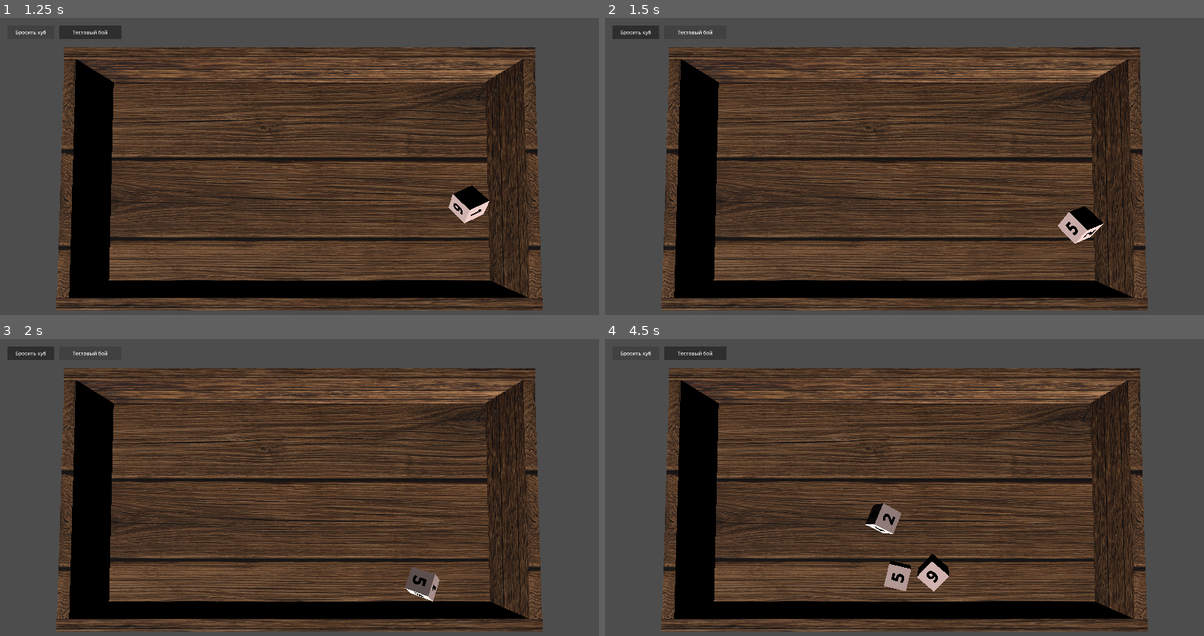
Above: before the commit, frames 1-4 (two rows, left to right).
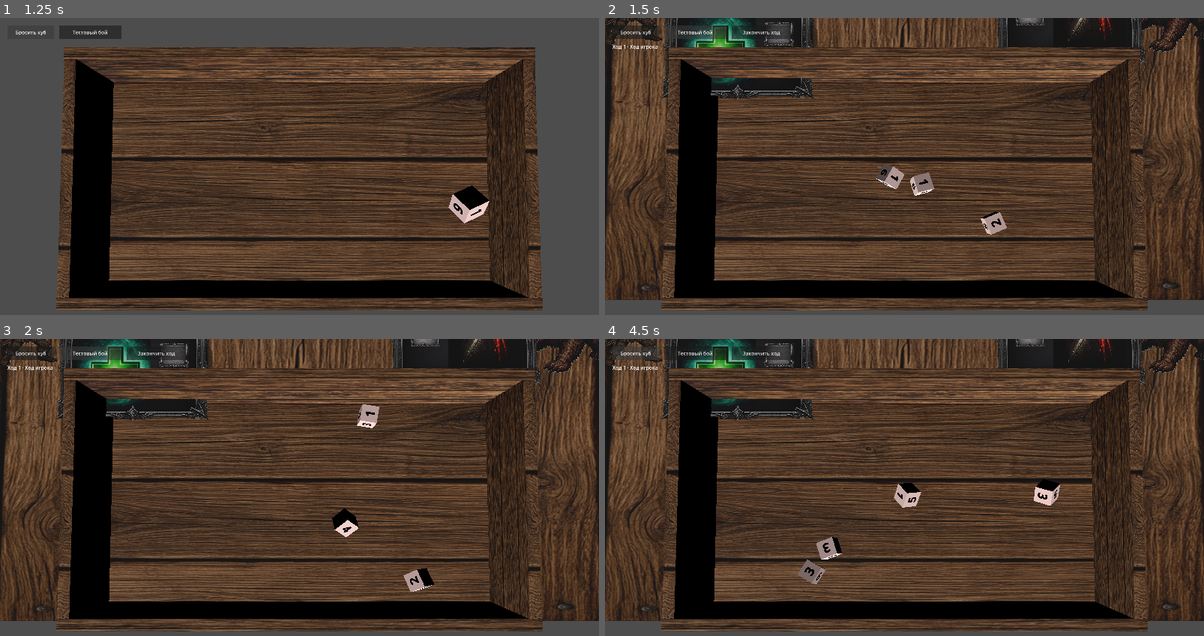
Above: after the commit, the same moments.

Repository: olegbogai-web/dicegame
Game: Godot game, scene res://scenes/board.tscn
Two runs of this game, one before a commit and one after it. Both use one fixed random seed, a clock stepped at 60 frames per second and the inputs below.
Inputs (mouse positions are in pixels of both pictures, inside the frame that each line leads up to):
- Up to frame 1 (1.25 s): click "Бросить куб" at 0.5 s
- Up to frame 2 (1.5 s): click "Тестовый бой" at 1.25 s
- Up to frame 3 (2 s): no input
- Up to frame 4 (4.5 s): click (760, 353) at 2 s, where only the run after the commit has a clickable "Закончить ход"; click "Бросить куб" at 2.75 s; click "Тестовый бой" at 3.5 s; click "Бросить куб" at 4.25 s

Frame 1 is identical in both runs. In frame 2, 28% of the frame differs, in the area x 0-100%, y 0-95%; in frame 3, 28%; in frame 4, 29%.

Commit message:
Adapt battle room to new table scene

Diff:
--- a/scenes/battle_table.gd
+++ b/scenes/battle_table.gd
@@ -24,16 +24,23 @@
 const ACTIVATION_ANIMATION_DURATION := 0.5
 const ACTIVATION_TARGET_LIFT_Y := 0.4
 
-@onready var _camera: Camera3D = $Camera3D
-@onready var _board: BoardController = $board
-@onready var _left_floor: MeshInstance3D = $left_floor
-@onready var _right_floor: MeshInstance3D = $right_floor
-@onready var _player_sprite: MeshInstance3D = $player_sprite
-@onready var _monster_sprite_template: MeshInstance3D = $monster_sprite
-@onready var _player_ability_template: MeshInstance3D = $ability_frame
-@onready var _monster_ability_template: MeshInstance3D = $ability_frame2
-@onready var _end_turn_button: Button = $UI/EndTurnButton
-@onready var _turn_status_label: Label = $UI/TurnStatusLabel
+@onready var _camera: Camera3D = get_node_or_null(^"battle_camera") as Camera3D
+@onready var _board: BoardController = get_node_or_null(^"board") as BoardController
+@onready var _battle_floor: MeshInstance3D = get_node_or_null(^"floor") as MeshInstance3D
+@onready var _left_floor: MeshInstance3D = get_node_or_null(^"left_floor") as MeshInstance3D
+@onready var _right_floor: MeshInstance3D = get_node_or_null(^"right_floor") as MeshInstance3D
+@onready var _player_sprite: MeshInstance3D = get_node_or_null(^"player_sprite") as MeshInstance3D
+@onready var _monster_sprite_template: MeshInstance3D = get_node_or_null(^"monster_sprite") as MeshInstance3D
+@onready var _player_ability_template: MeshInstance3D = _resolve_mesh_node([
+	^"ability_frame",
+	^"ability_frame2",
+])
+@onready var _monster_ability_template: MeshInstance3D = _resolve_mesh_node([
+	^"ability_frame3",
+	^"ability_frame2",
+])
+@onready var _end_turn_button: Button = get_node_or_null(^"UI/EndTurnButton") as Button
+@onready var _turn_status_label: Label = get_node_or_null(^"UI/TurnStatusLabel") as Label
 
 var battle_room_data: BattleRoom
 var _generated_monster_sprites: Array[Node] = []
@@ -118,8 +125,16 @@
 
 
 func _apply_floor_textures() -> void:
-	_apply_texture_to_mesh(_left_floor, battle_room_data.left_floor_texture)
-	_apply_texture_to_mesh(_right_floor, battle_room_data.right_floor_texture)
+	if _left_floor != null or _right_floor != null:
+		_apply_texture_to_mesh(_left_floor, battle_room_data.left_floor_texture)
+		_apply_texture_to_mesh(_right_floor, battle_room_data.right_floor_texture)
+		return
+	if _battle_floor == null:
+		return
+	var resolved_texture := battle_room_data.right_floor_texture
+	if resolved_texture == null:
+		resolved_texture = battle_room_data.left_floor_texture
+	_apply_texture_to_mesh(_battle_floor, resolved_texture)
 
 
 func _apply_player_sprite() -> void:
@@ -756,7 +771,8 @@
 					return {
 						"kind": &"all_monsters",
 					}
-			if _screen_point_hits_mesh(_right_floor, screen_point):
+			var enemy_floor := _right_floor if _right_floor != null else _battle_floor
+			if _screen_point_hits_mesh(enemy_floor, screen_point):
 				return {
 					"kind": &"all_monsters",
 				}
@@ -1034,6 +1050,8 @@
 
 
 func _project_mouse_to_horizontal_plane(plane_y: float) -> Vector3:
+	if _camera == null:
+		return Vector3.ZERO
 	var mouse_position := get_viewport().get_mouse_position()
 	var ray_origin := _camera.project_ray_origin(mouse_position)
 	var ray_direction := _camera.project_ray_normal(mouse_position)
@@ -1058,6 +1076,8 @@
 
 
 func _project_mesh_screen_rect(mesh_instance: MeshInstance3D) -> Rect2:
+	if _camera == null or mesh_instance == null or mesh_instance.mesh == null:
+		return Rect2()
 	var aabb := mesh_instance.mesh.get_aabb()
 	var corners := [
 		Vector3(aabb.position.x, aabb.position.y, aabb.position.z),
@@ -1078,3 +1098,11 @@
 		max_point.x = maxf(max_point.x, projected.x)
 		max_point.y = maxf(max_point.y, projected.y)
 	return Rect2(min_point, max_point - min_point)
+
+
+func _resolve_mesh_node(paths: Array[NodePath]) -> MeshInstance3D:
+	for path in paths:
+		var node := get_node_or_null(path)
+		if node is MeshInstance3D:
+			return node as MeshInstance3D
+	return null
--- a/scenes/new_battle_table.tscn
+++ b/scenes/new_battle_table.tscn
@@ -1,6 +1,7 @@
 [gd_scene format=3 uid="uid://bmhmm75b4swd3"]
 
 [ext_resource type="PackedScene" uid="uid://0ssqyi084mdh" path="res://scenes/board.tscn" id="1_47dlb"]
+[ext_resource type="Script" path="res://scenes/battle_table.gd" id="2_runtime"]
 [ext_resource type="Texture2D" uid="uid://dxoj7vm840xgf" path="res://assets/material/dangeon_floor_2.png" id="3_5yklm"]
 [ext_resource type="Texture2D" uid="uid://b6ojmoowtta8k" path="res://assets/ui/base_frame_mid_v2.png" id="4_euvx7"]
 [ext_resource type="Texture2D" uid="uid://bjpqv8q13kqq7" path="res://assets/ui/base_frame_mid.png" id="5_ovkts"]
@@ -68,7 +69,8 @@
 
 [sub_resource type="PlaneMesh" id="PlaneMesh_v2h1w"]
 
-[node name="Node3D" type="Node3D" unique_id=2051974326]
+[node name="battle_table" type="Node3D" unique_id=2051974326]
+script = ExtResource("2_runtime")
 
 [node name="board" parent="." unique_id=1670483730 instance=ExtResource("1_47dlb")]
 transform = Transform3D(1.3, 0, 0, 0, 1.3, 0, 0, 0, 1.3, 0, 0.11484551, 4.2813234)
@@ -186,3 +188,19 @@
 transform = Transform3D(-3.156934e-08, 0, -0.48148146, 0, 0.7222223, 0, 0.7222223, 0, -2.1046223e-08, -0.25925922, 0.0055555403, 0)
 material_override = SubResource("StandardMaterial3D_y5gjq")
 mesh = SubResource("PlaneMesh_v2h1w")
+
+[node name="UI" type="CanvasLayer" parent="." unique_id=151234001]
+
+[node name="EndTurnButton" type="Button" parent="UI" unique_id=151234002]
+offset_left = 406.0
+offset_top = 24.0
+offset_right = 596.0
+offset_bottom = 68.0
+text = "Закончить ход"
+
+[node name="TurnStatusLabel" type="Label" parent="UI" unique_id=151234003]
+offset_left = 24.0
+offset_top = 80.0
+offset_right = 420.0
+offset_bottom = 116.0
+text = "Ожидание боя"
--- a/ui/scripts/board_controller.gd
+++ b/ui/scripts/board_controller.gd
@@ -7,7 +7,7 @@
 @export_category("Board References")
 @export var floor_path: NodePath = ^"floor"
 @export var default_dice_scene: PackedScene
-@export_file("*.tscn") var test_battle_scene_path := "res://scenes/battle_table.tscn"
+@export_file("*.tscn") var test_battle_scene_path := "res://scenes/new_battle_table.tscn"
 
 @export_category("Spawn Bounds")
 @export var spawn_bounds_margin: Vector2 = Vector2(0.15, 0.15)
